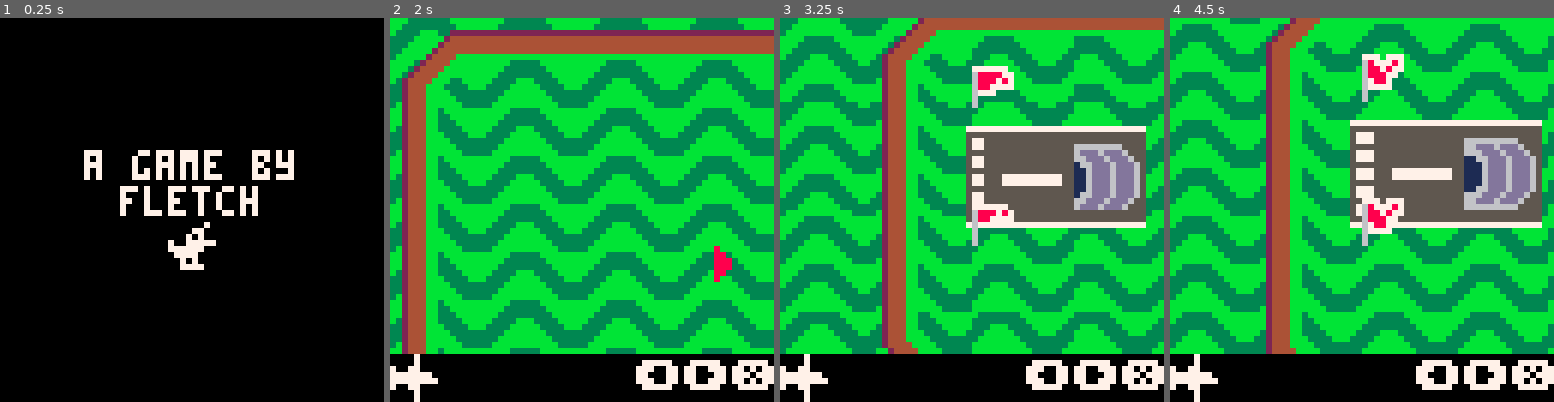
Above: before the commit, frames 1-4 (left to right).
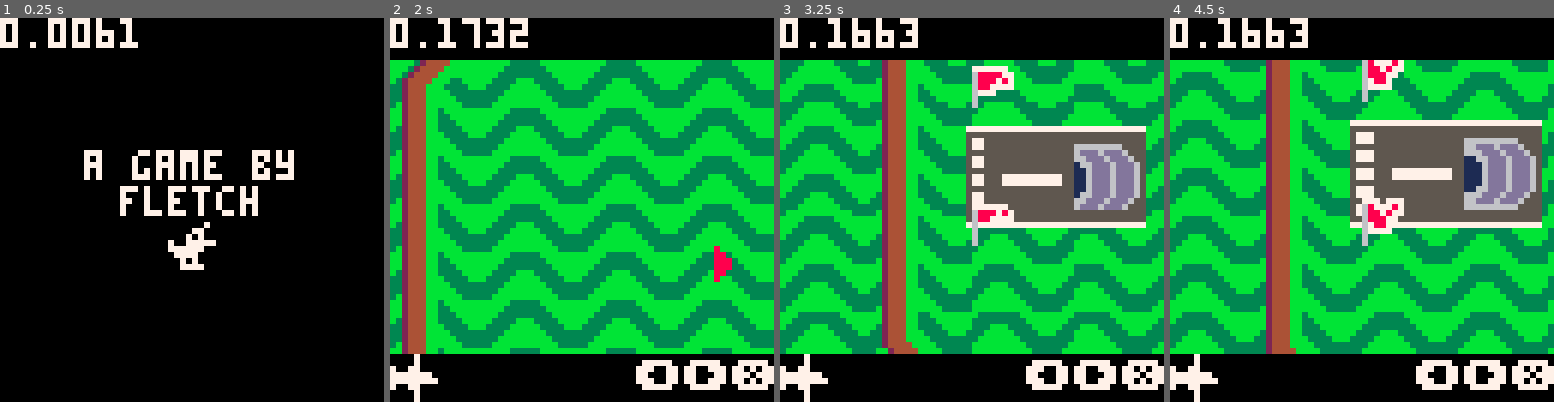
Above: after the commit, the same moments.

Repository: fletchmakes/oops-airlines
Game: PICO-8 cartridge oops-airlines.p8
Two runs of this game, one before a commit and one after it. Both use one fixed random seed, a clock stepped at 60 frames per second and the inputs below.
Inputs:
- Up to frame 1 (0.25 s): no input
- Up to frame 2 (2 s): tap X (X key) at 0.33, 1.07, 1.85 s; tap O (Z key) at 0.7, 1.7 s; hold Right from 1.6 s (still down)
- Up to frame 3 (3.25 s): release Right at 2.1 s; tap O (Z key) at 2.1, 2.5, 2.9 s; hold Up 2.15-2.42 s; hold Right 2.47-3.03 s; tap X (X key) at 2.97 s; hold Left from 3.08 s (still down)
- Up to frame 4 (4.5 s): tap O (Z key) at 3.3, 3.7, 4.1 s; release Left at 3.58 s; hold Down 3.63-3.97 s; hold Right from 4.02 s (still down); tap X (X key) at 4.08 s

The runs differ from the first frame. In frame 1, 1.3% of the frame differs, in the area x 0-36%, y 0-8%; in frame 2, 11%, in the area x 0-100%, y 0-11%; in frame 3, 11%; in frame 4, 11%.

Commit message:
bug in drawing code line 298

Diff:
--- a/oops-airlines.p8
+++ b/oops-airlines.p8
@@ -18,7 +18,7 @@
 --   - Z - place node / pickup node
 --   - (hold) X - zoom out
 
-local debug = false
+local debug = true
 
 -- key constants
 local k_left = 0
@@ -93,6 +93,9 @@
 local hangar = {x=192, y=136}
 local plane_spawner = 90 -- 10 seconds
 local focus_scene = nil
+local game_over_stuff = {
+	explosion = nil
+}
 
 function game_update()
     -- write any game update logic here
@@ -103,7 +106,19 @@
 
 	-- end-of-game updates
 	if mode == "GAMEOVER" then
-		-- TODO: play explosion effects
+		-- play explosion effects
+		for i=1,2 do
+			add(particles, {
+				x=game_over_stuff.explosion.x,
+				y=game_over_stuff.explosion.y,
+				r=8,
+				dx=rnd(2)-1,
+				dy=rnd(2)-1,
+				dr=function(p) return p.r/1.075 end,
+				c=function(p) return min(flr(((8-p.r)/(8))*4)+7,10) end,
+				ttl=30
+			},1)
+		end
 
 		-- camera
 		if focus_scene and costatus(focus_scene) ~= 'dead' then
@@ -278,11 +293,14 @@
 	draw_play_area_border()
 
 	-- plane drawing
-	for p in all(planes) do
-		if p.status ~= "POOLED" then
-			p.nodes_draw(p)
-			p.draw(p)
-		end
+	for plane in all(active_planes) do
+		local p = planes[p]
+		p.nodes_draw(p)
+	end
+
+	for p in all(active_planes) do
+		local p = planes[p]
+		p.nodes_draw(p)
 	end
 
     resolve_particles()
@@ -321,14 +339,22 @@
 end
 
 -- adds a plane to the game
-local max_speed = 0.5
 local hangar = {x=186, y=128}
+local sprites = {16, 48, 80}
+local colors = {8, 12, 10}
 function add_plane(idx)
 	local plane = {}
 
 	plane.x = -100
 	plane.y = -100
 	plane.idx = idx
+
+	-- choose what type of plane this will be
+	local type = rnd({1, 2, 3})
+	plane.type = type
+	plane.sprite = sprites[type]
+	plane.color = colors[type]
+	plane.speed = 0.25*type
 
 	-- nodes are represented as a queue
 	plane.nodes = _qnew()
@@ -382,14 +408,14 @@
 
 		if plane.status == "ROUTING" then
 			-- check if we reached our next node
-			if dist(self, self.next_node) < max_speed then
+			if dist(self, self.next_node) < self.speed then
 				self.next_node = _qpop(self.nodes) -- remove the current entry
 				self.theta = angle(self, self.next_node)
 			end
 
 			-- move towards destination
-			self.x -= cos(self.theta) * max_speed
-			self.y -= sin(self.theta) * max_speed
+			self.x -= cos(self.theta) * self.speed
+			self.y -= sin(self.theta) * self.speed
 
 			-- check for collisions
 			self.zone = flr(self.x / 32) * 8 + flr(self.y / 32)
@@ -406,12 +432,18 @@
 					   p.zone == self.zone + 9 or
 					   p.zone == self.zone + 7 then
 
-						if dist(self, p) < 16 then
-							-- TODO: start the explosion animation, pause gameplay, show end screen
-							-- TODO: only show collision effects on the point between planes
+						local d = dist({x=self.x+8,y=self.y+8}, {x=p.x+8,y=p.y+8})
+						if d < 16 then
+							-- TODO: show end screen
+							local xsign, ysign = 0, 0
+							if self.x < p.x then xsign = 1 else xsign = -1 end
+							if self.y < p.y then ysign = -1 else ysign = 1 end
+							local theta = angle({x=self.x+8,y=self.y+8}, {x=p.x+8,y=p.y+8})
+							local midx, midy = self.x+8+cos(theta)*(d/2)*xsign,self.y+8+sin(theta)*(d/2)*ysign
+
 							mode = "GAMEOVER"
-							-- TODO: focus on point between planes
-							focus_scene = cocreate(pan_to_position(self.x, self.y))
+							game_over_stuff.explosion = {x=midx, y=midy}
+							focus_scene = cocreate(pan_to_position(midx, midy))
 						end
 					end
 				end
@@ -442,8 +474,8 @@
 		elseif plane.status == "IDLE" then
 			-- fly in a given direction
 			-- if we make it into the play area, request game focus, switch to planning mode, and prompt for a route
-			self.x -= cos(self.theta) * max_speed
-			self.y -= sin(self.theta) * max_speed
+			self.x -= cos(self.theta) * self.speed
+			self.y -= sin(self.theta) * self.speed
 
 			if self.x > 32 and self.x < 192 and self.y > 32 and self.y < 192 then
 				-- activate PLAN mode for this plane
@@ -465,26 +497,26 @@
 		-- landing sequence
 		if self.status == "LANDING" then
 			local s = max(self.altitude,20)/80
-			sspr(16, 8, 16, 16, self.x, self.y, 16*s, 16*s)
+			sspr(16, 8+(self.type-1)*16, 16, 16, self.x, self.y, 16*s, 16*s)
 			return
 		end
 
 		if self.theta <= 0.0625 or self.theta > 0.9375 then -- right
-			spr(18, self.x, self.y, 2, 2, true)
+			spr(self.sprite + 2, self.x, self.y, 2, 2, true)
 		elseif self.theta > 0.0625 and self.theta <= 0.1875 then -- down right
-			spr(20, self.x, self.y, 2, 2, true, true)
+			spr(self.sprite + 4, self.x, self.y, 2, 2, true, true)
 		elseif self.theta > 0.1875 and self.theta <= 0.3125 then -- down
-			spr(16, self.x, self.y, 2, 2, true, true)
+			spr(self.sprite, self.x, self.y, 2, 2, true, true)
 		elseif self.theta > 0.3125 and self.theta <= 0.4375 then -- down left
-			spr(20, self.x, self.y, 2, 2, false, true)
+			spr(self.sprite + 4, self.x, self.y, 2, 2, false, true)
 		elseif self.theta > 0.4375 and self.theta <= 0.5625 then -- left
-			spr(18, self.x, self.y, 2, 2, false)
+			spr(self.sprite + 2, self.x, self.y, 2, 2, false)
 		elseif self.theta > 0.5625 and self.theta <= 0.6875 then -- up left
-			spr(20, self.x, self.y, 2, 2, false, false)
+			spr(self.sprite + 4, self.x, self.y, 2, 2, false, false)
 		elseif self.theta > 0.6875 and self.theta <= 0.8125 then -- up
-			spr(16, self.x, self.y, 2, 2, true)
+			spr(self.sprite, self.x, self.y, 2, 2, true)
 		elseif self.theta > 0.8125 and self.theta <= 0.9375 then -- up right
-			spr(20, self.x, self.y, 2, 2, true)
+			spr(self.sprite + 4, self.x, self.y, 2, 2, true)
 		end
 	end
 
@@ -493,8 +525,8 @@
 		if self.next_node == nil then return end
 
 		-- draw current heading
-		line(self.x+8, self.y+8, self.next_node.x+8, self.next_node.y+8, 8)
-		circfill(self.next_node.x+8, self.next_node.y+8, 2, 8)
+		line(self.x+8, self.y+8, self.next_node.x+8, self.next_node.y+8, self.color)
+		circfill(self.next_node.x+8, self.next_node.y+8, 2, self.color)
 
 		print(#self.nodes, 0, 0, 7)
 
@@ -502,8 +534,8 @@
 		local cursor = self.next_node
 		for i=self.nodes.first,self.nodes.last-1 do
 			local n = self.nodes[i]
-			line(cursor.x+8, cursor.y+8, n.x+8, n.y+8, 8)
-			circfill(n.x+8, n.y+8, 2, 8)
+			line(cursor.x+8, cursor.y+8, n.x+8, n.y+8, self.color)
+			circfill(n.x+8, n.y+8, 2, self.color)
 			cursor = n
 		end
 	end
Not shown, changed: 28 lines of the sprite sheet (__gfx__) section of oops-airlines.p8
Not shown, changed: assets/spritesheet.aseprite
Not shown, changed: spritesheet.png
